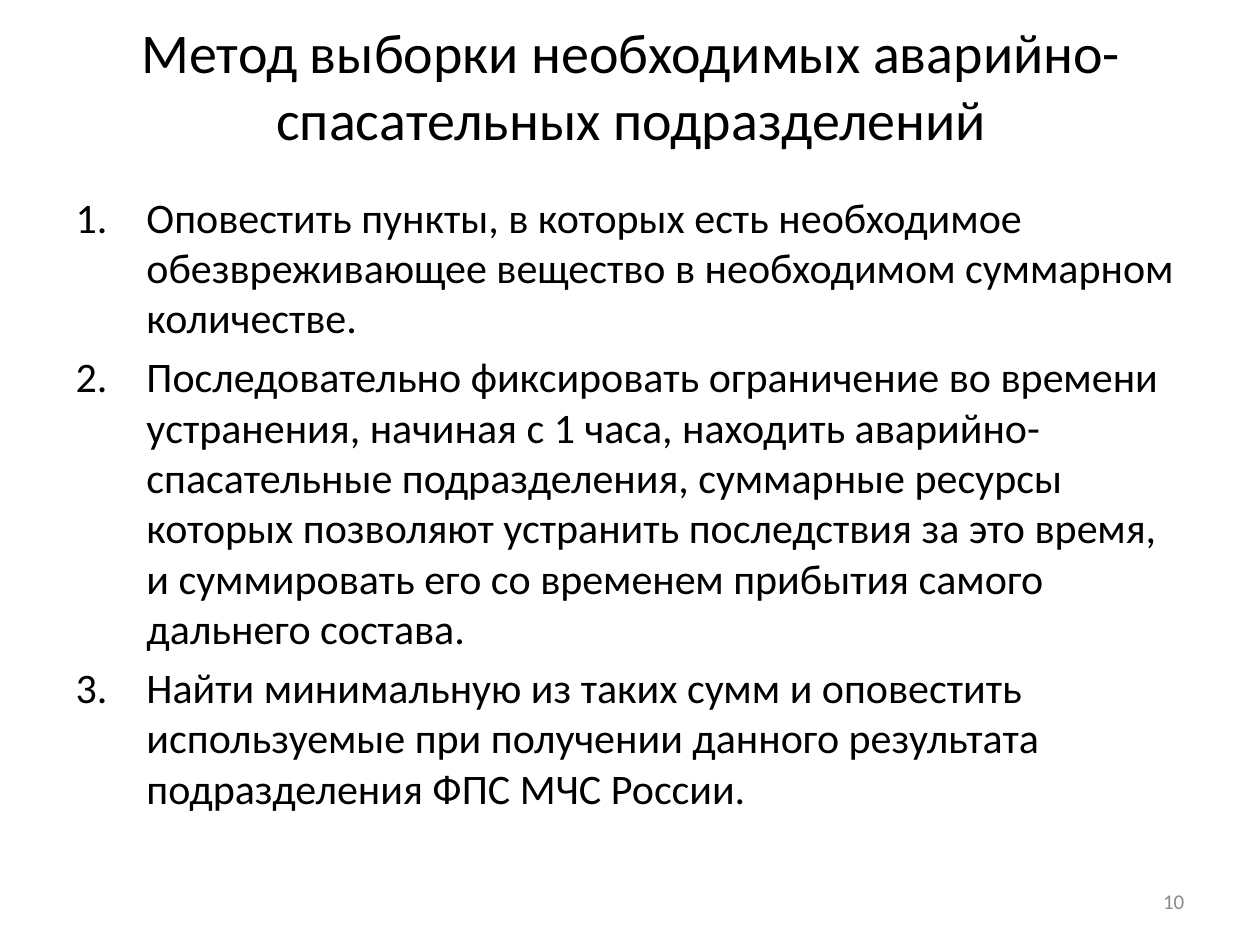
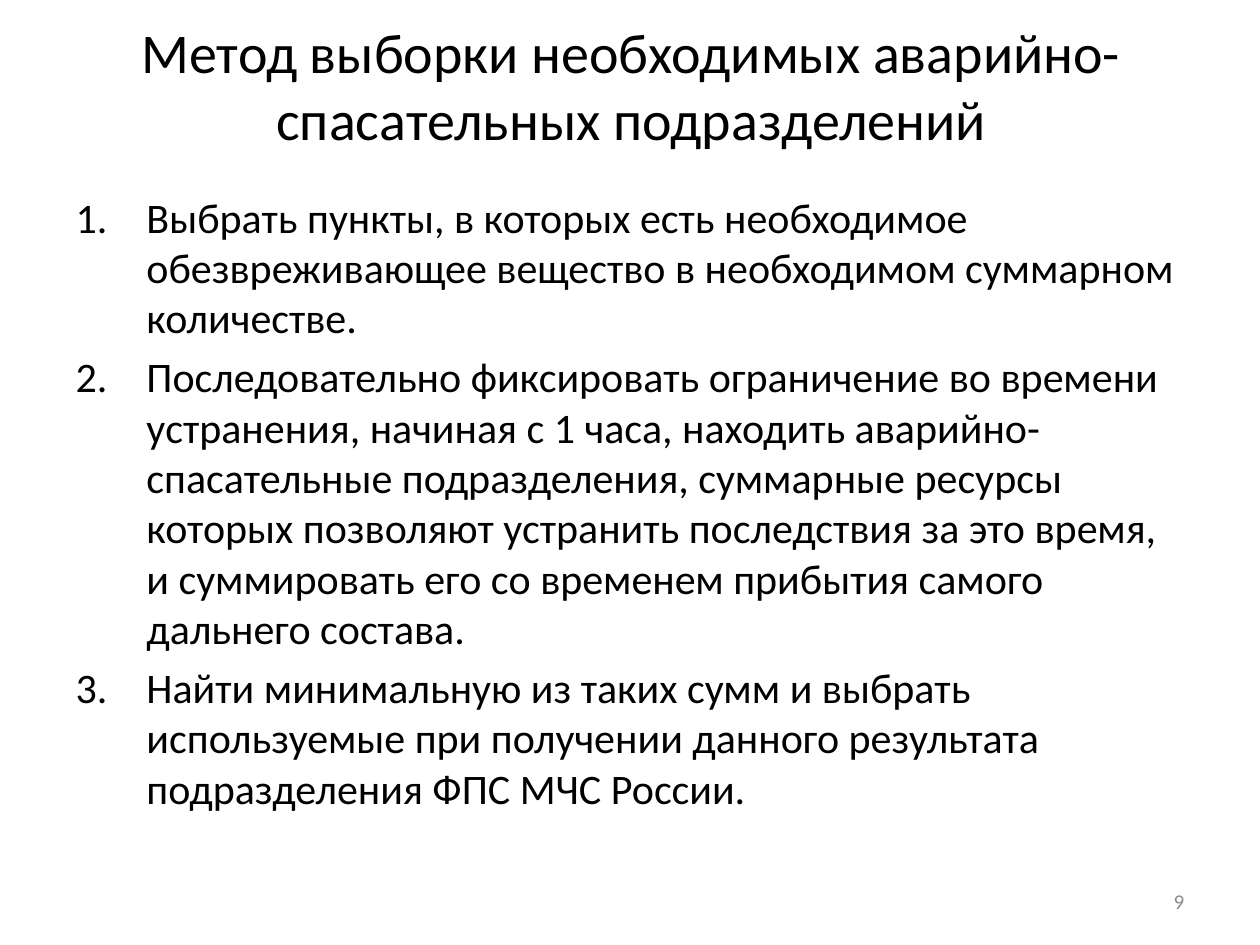
Before and after one commit to SanSanch5/BachelorDiplom, a slide deck: slide 9 of РПЗ/Презентация.pptx (slide 10 before the commit). Drawn at 1260x945 pixels with LibreOffice and Linux fonts; fonts in the diff are those of the drawing. Boxes give left, top, right and bottom in pixels: in the first picture for what was removed or moved away, otherwise in the second. Text is boxed around its words. In the diff, an @@ line names an element or a change of style, - is before the commit and + after.

```diff
--- a/РПЗ/Презентация.pptx
+++ b/РПЗ/Презентация.pptx
@@ text at [146, 204, 1173, 334]: text changed @@
-1. Оповестить пункты, в которых есть необходимое обезвреживающее вещество в необходимом суммарном количестве.
+1. Выбрать пункты, в которых есть необходимое обезвреживающее вещество в необходимом суммарном количестве.
@@ text at [146, 674, 1039, 811]: text changed @@
-3. Найти минимальную из таких сумм и оповестить используемые при получении данного результата подразделения ФПС МЧС России.
+3. Найти минимальную из таких сумм и выбрать используемые при получении данного результата подразделения ФПС МЧС России.
@@ page number at [1174, 895, 1185, 909]: text changed @@
-10
+9
```
Also in this commit, not shown: 7 other slides changed, 3 slides added, 3 slides removed, 18 other files.
